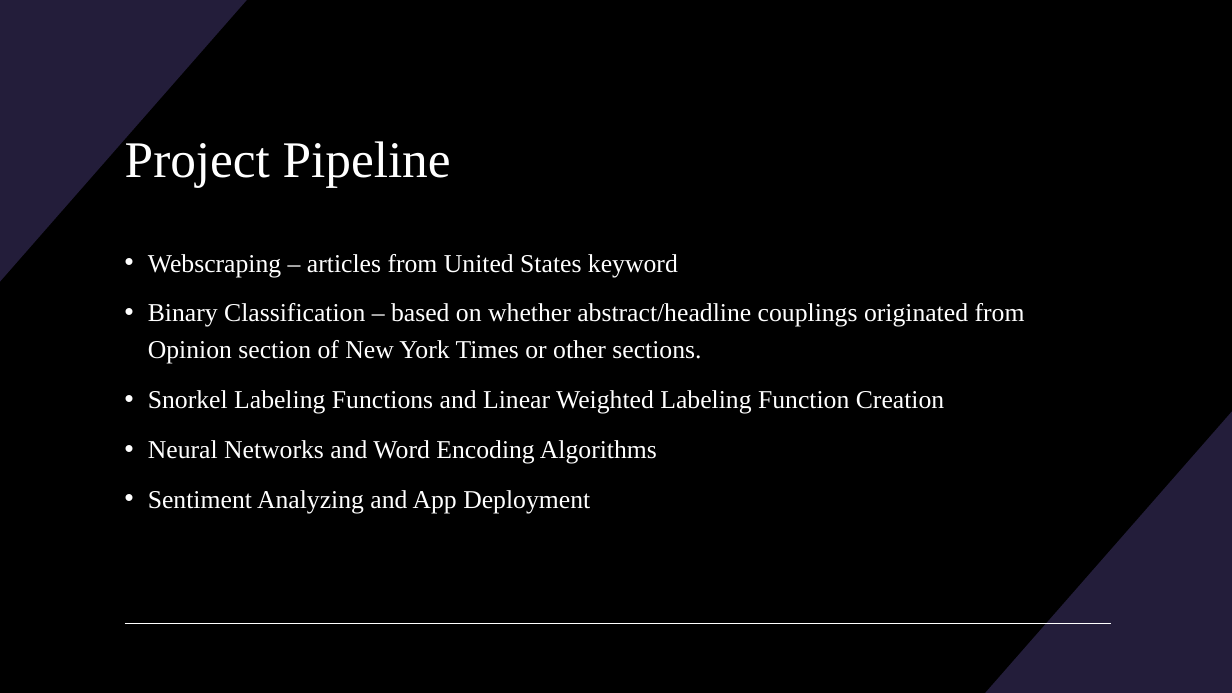
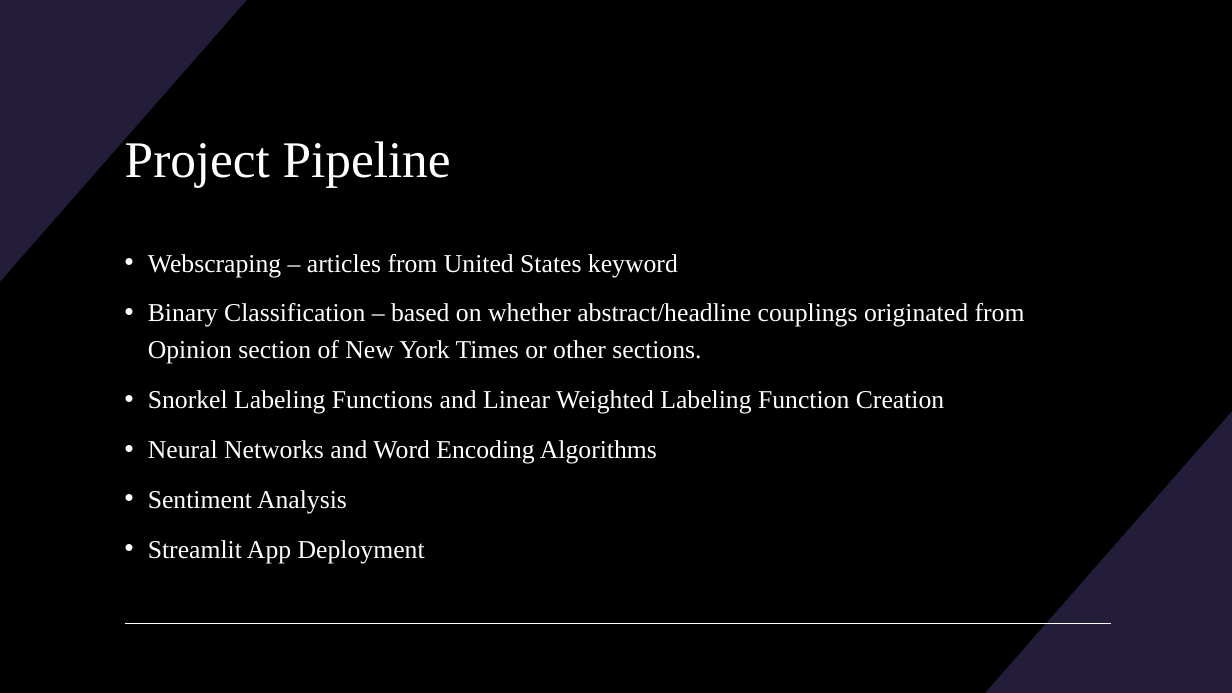
Before and after one commit to BenjaminRocco/Capstone_Project, a slide deck: slide 4 of Capstone_Presentation.pptx. Drawn at 1232x693 pixels with LibreOffice and Linux fonts; fonts in the diff are those of the drawing. Boxes give left, top, right and bottom in pixels: in the first picture for what was removed or moved away, otherwise in the second. Text is boxed around its words. In the diff, an @@ line names an element or a change of style, - is before the commit and + after.

Commit message:
added local version in addition to streamlit version

```diff
--- a/Capstone_Presentation.pptx
+++ b/Capstone_Presentation.pptx
@@ text at [148,490,425,563]: text changed @@
-• Sentiment Analyzing and App Deployment
+• Sentiment Analysis
+• Streamlit App Deployment
```
Also in this commit, not shown: 6 other slides changed, 3 slides added, 1 slide removed, 1 other file.
